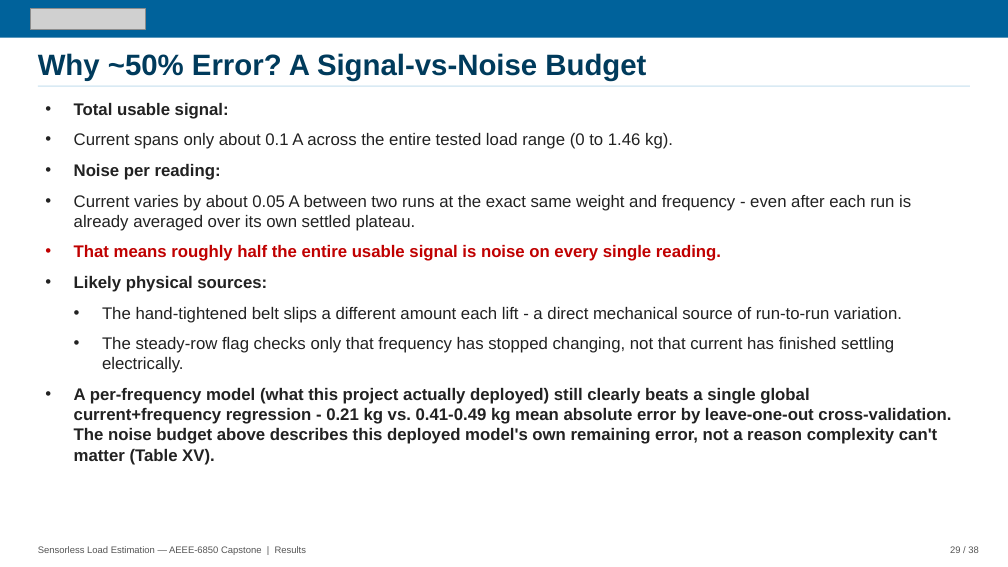
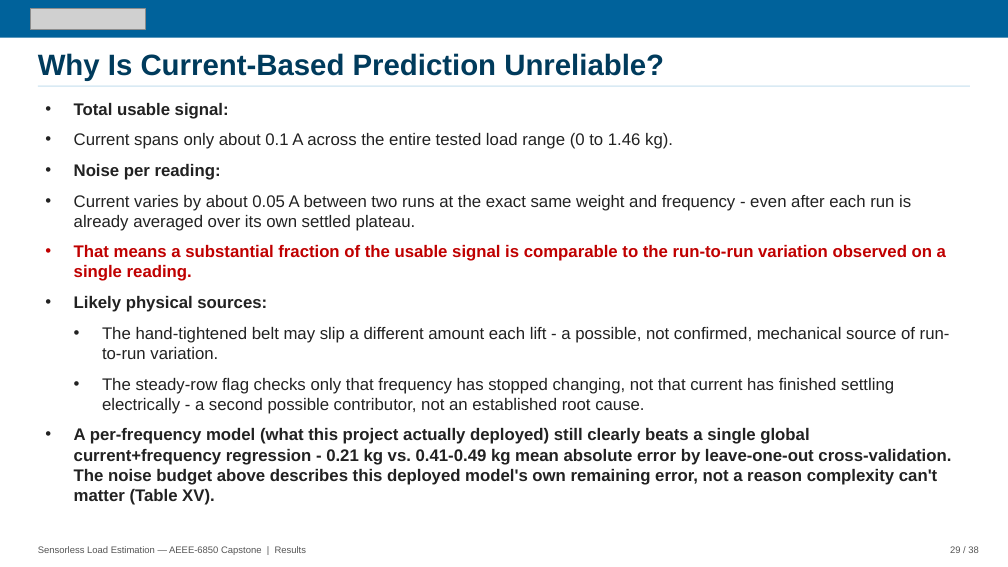
Before and after one commit to David-4529/Capstone, a slide deck: slide 27 of docs/paper/Sensorless_Load_Estimation_Deck_Rev17.pptx. Drawn at 1008x567 pixels with LibreOffice and Linux fonts; fonts in the diff are those of the drawing; grey boxes stand for pictures. Boxes give left, top, right and bottom in pixels: in the first picture for what was removed or moved away, otherwise in the second. Text is boxed around its words. In the diff, an @@ line names an element or a change of style, - is before the commit and + after.

```diff
--- a/docs/paper/Sensorless_Load_Estimation_Deck_Rev17.pptx
+++ b/docs/paper/Sensorless_Load_Estimation_Deck_Rev17.pptx
@@ text at (x1=38, y1=53, x2=664, y2=81): text changed @@
-Why ~50% Error? A Signal-vs-Noise Budget
+Why Is Current-Based Prediction Unreliable?
@@ text at (x1=74, y1=245, x2=946, y2=281): text changed @@
-• That means roughly half the entire usable signal is noise on every single reading.
+• That means a substantial fraction of the usable signal is comparable to the run-to-run variation observed on a single reading.
@@ text at (x1=102, y1=327, x2=950, y2=414): text changed @@
-  • The hand-tightened belt slips a different amount each lift - a direct mechanical source of run-to-run variation.
-  • The steady-row flag checks only that frequency has stopped changing, not that current has finished settling electrically.
+  • The hand-tightened belt may slip a different amount each lift - a possible, not confirmed, mechanical source of run-to-run variation.
+  • The steady-row flag checks only that frequency has stopped changing, not that current has finished settling electrically - a second possible contributor, not an established root cause.
```
Also in this commit, not shown: 6 other slides changed.
